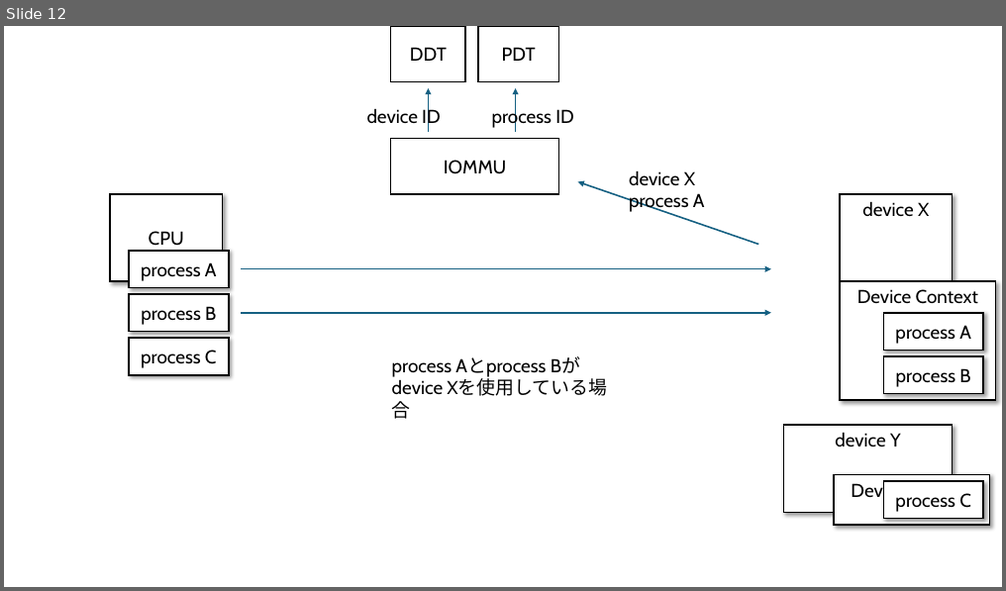
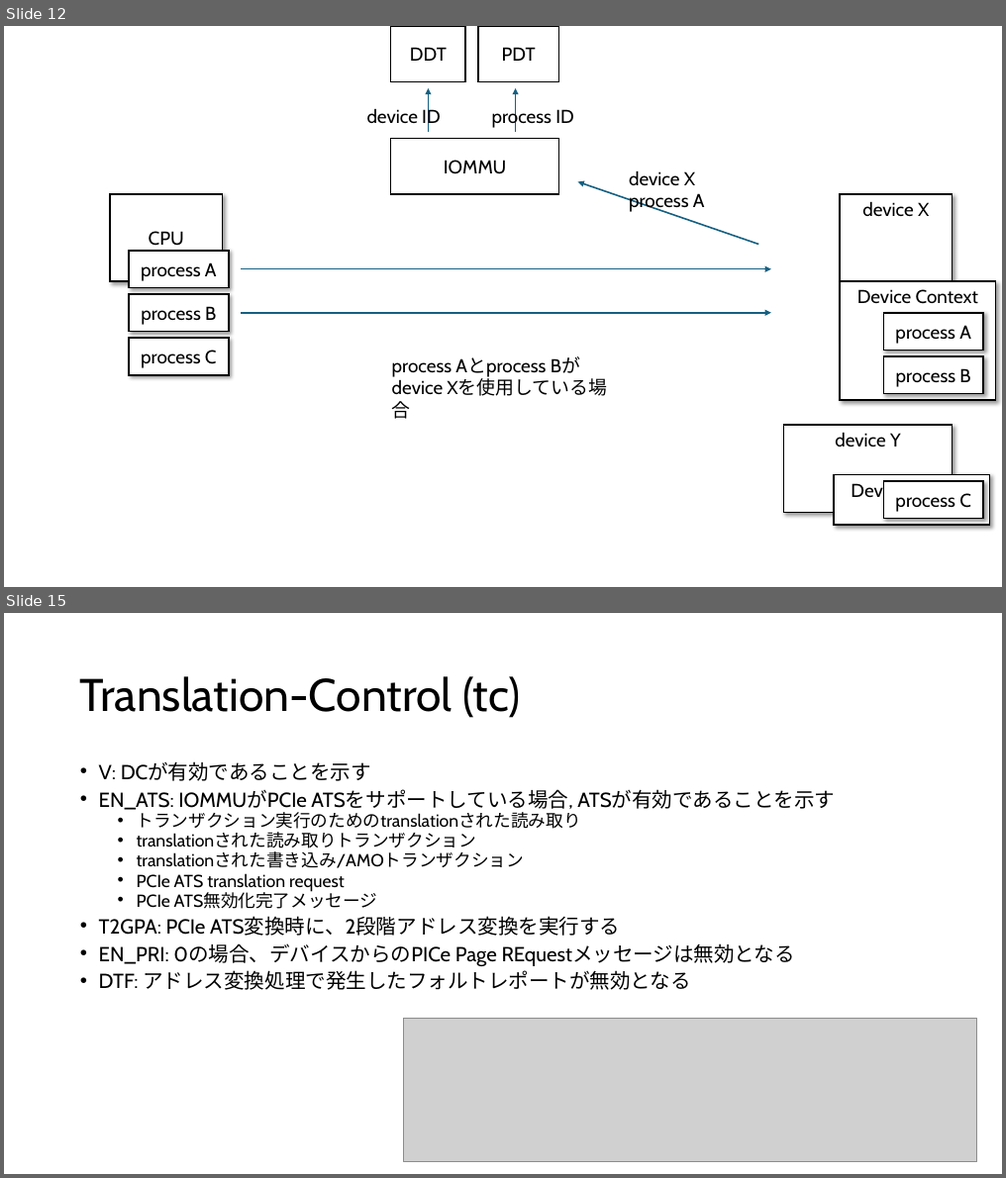
Before and after one commit to msyksphinz-self/riscv-iommu-ja, a slide deck: iommu.pptx. Shown one above the other, each under a label of ours: slide 12 before the commit, slides 12 and 15 after it; the slides between them are not shown. The pictures are 1006x591 and 1006x1178 pixels, drawn with LibreOffice and Linux fonts; fonts in the diff are those of the drawing; grey boxes stand for pictures. Boxes give left, top, right and bottom in pixels: in the first picture for what was removed or moved away, otherwise in the second. Text is boxed around its words. In the diff, an @@ line names an element or a change of style, - is before the commit and + after.

```diff
--- a/iommu.pptx
+++ b/iommu.pptx
@@ slide 15 added at (4,613,1002,1174), background #FFFFFF @@
@@ title added at (80,676,521,718), 44 pt, text #000000 @@
+Translation-Control (tc)
@@ text added at (99,762,835,990), 19.6 pt, text #000000 @@
+• V: DCが有効であることを示す
+• EN_ATS: IOMMUがPCIe ATSをサポートしている場合, ATSが有効であることを示す
+  • トランザクション実行のためのtranslationされた読み取り
+  • translationされた読み取りトランザクション
+  • translationされた書き込み/AMOトランザクション
+  • PCIe ATS translation request
+  • PCIe ATS無効化完了メッセージ
+• T2GPA: PCIe ATS変換時に、2段階アドレス変換を実行する
+• EN_PRI: 0の場合、デバイスからのPICe Page REquestメッセージは無効となる
+• DTF: アドレス変換処理で発生したフォルトレポートが無効となる
@@ picture added at (403,1019,977,1162) @@
```
Also in this commit, not shown: 4 other slides added, 2 other files.
